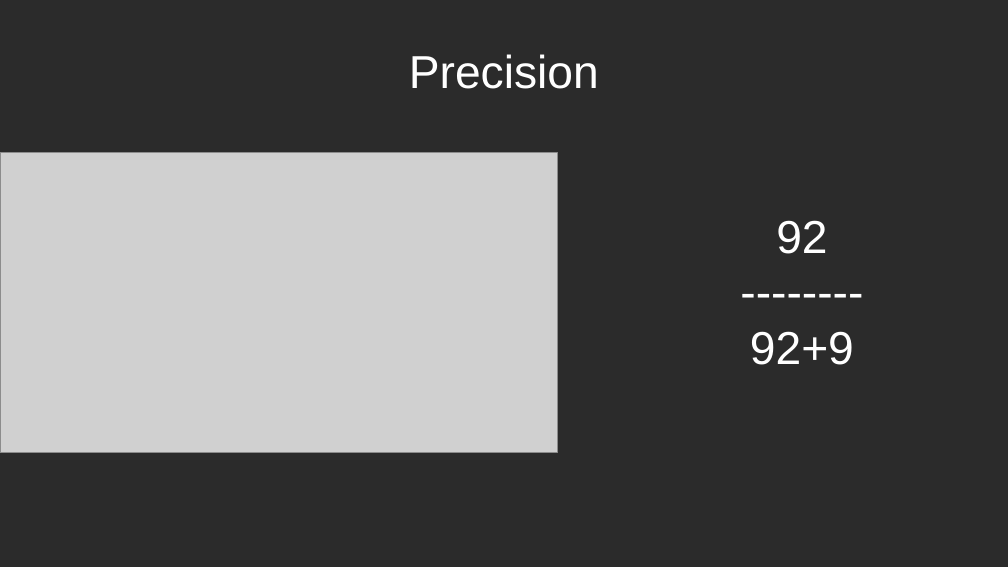
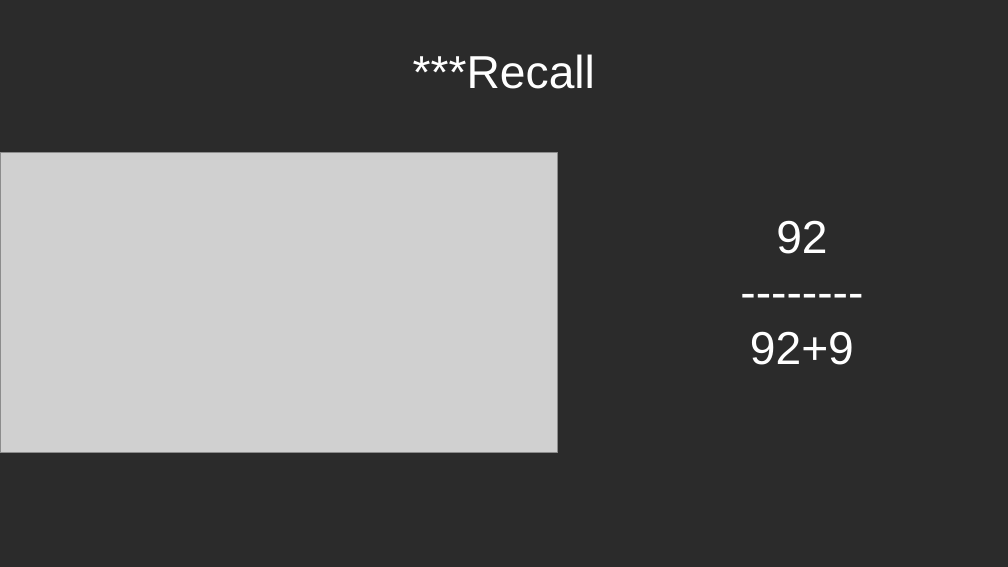
Before and after one commit to awicklund/DiabetesML, a slide deck: slide 7 of Predicting Diabetes.pptx. Drawn at 1008x567 pixels with LibreOffice and Linux fonts; fonts in the diff are those of the drawing; grey boxes stand for pictures; background and template pictures are left out; a plain dark background stands for a picture behind light text. Boxes give left, top, right and bottom in pixels: in the first picture for what was removed or moved away, otherwise in the second. Text is boxed around its words. In the diff, an @@ line names an element or a change of style, - is before the commit and + after.

Commit message:
Recall

```diff
--- a/Predicting Diabetes.pptx
+++ b/Predicting Diabetes.pptx
@@ title at bbox=[413, 54, 595, 89]: text changed @@
-Precision
+***Recall
```
Also in this commit, not shown: 5 other slides changed, 1 slide added.
